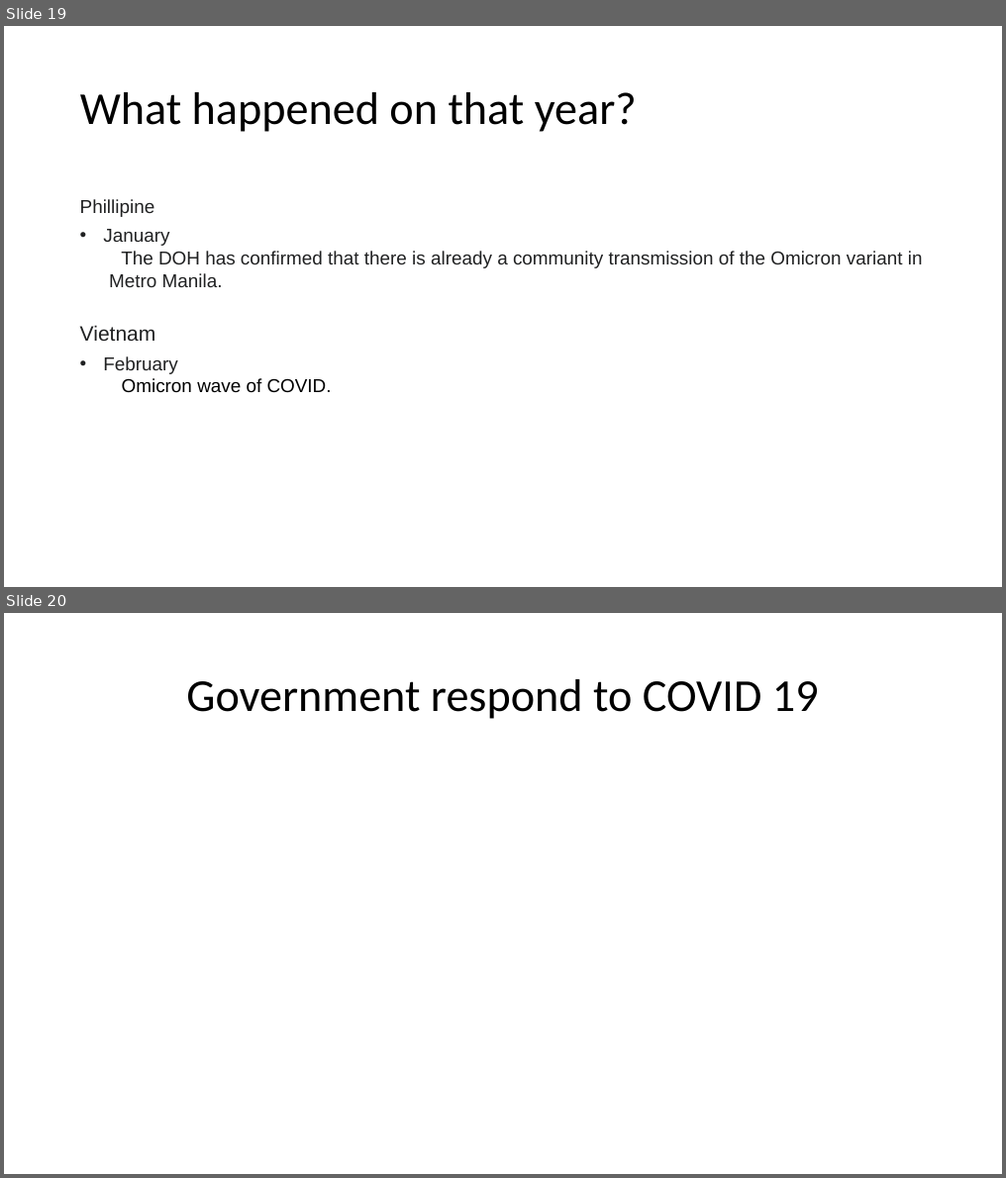
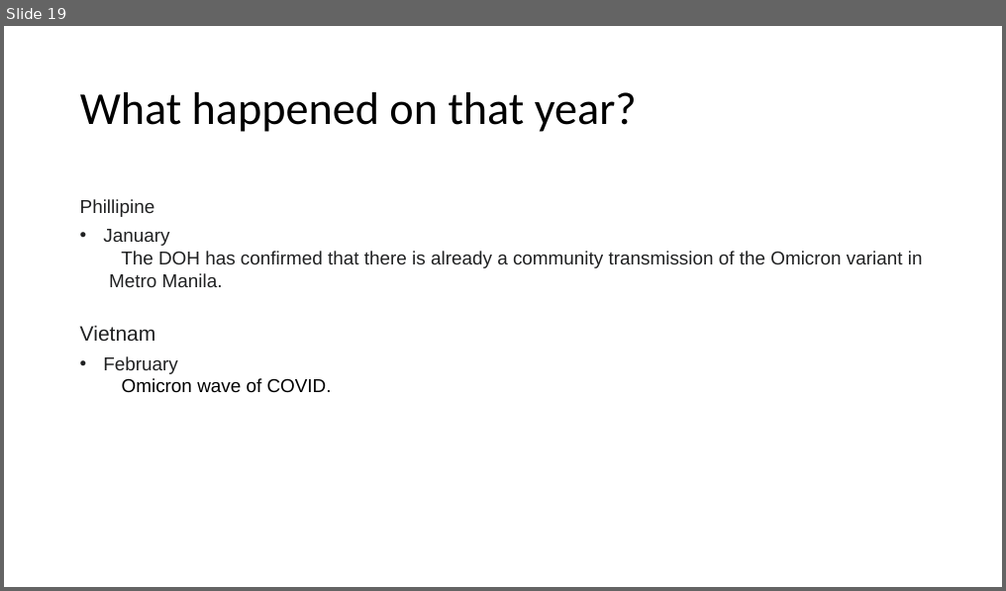
Before and after one commit to HadiSyahputraa/World-WIde-COVID, a slide deck: Final_Report.pptx. Shown one above the other, each under a label of ours: slides 19 and 20 before the commit, slide 19 after it. The pictures are 1006x1178 and 1006x591 pixels, drawn with LibreOffice and Linux fonts; fonts in the diff are those of the drawing. Boxes give left, top, right and bottom in pixels: in the first picture for what was removed or moved away, otherwise in the second. Text is boxed around its words. In the diff, an @@ line names an element or a change of style, - is before the commit and + after.

```diff
--- a/Final_Report.pptx
+++ b/Final_Report.pptx
@@ slide 20 removed at [4, 613, 1002, 1174], background #FFFFFF @@
@@ title removed at [186, 679, 819, 719] @@
-Government respond to COVID 19
```
Also in this commit, not shown: 1 slide changed, 7 slides added, 4 other slides removed.
